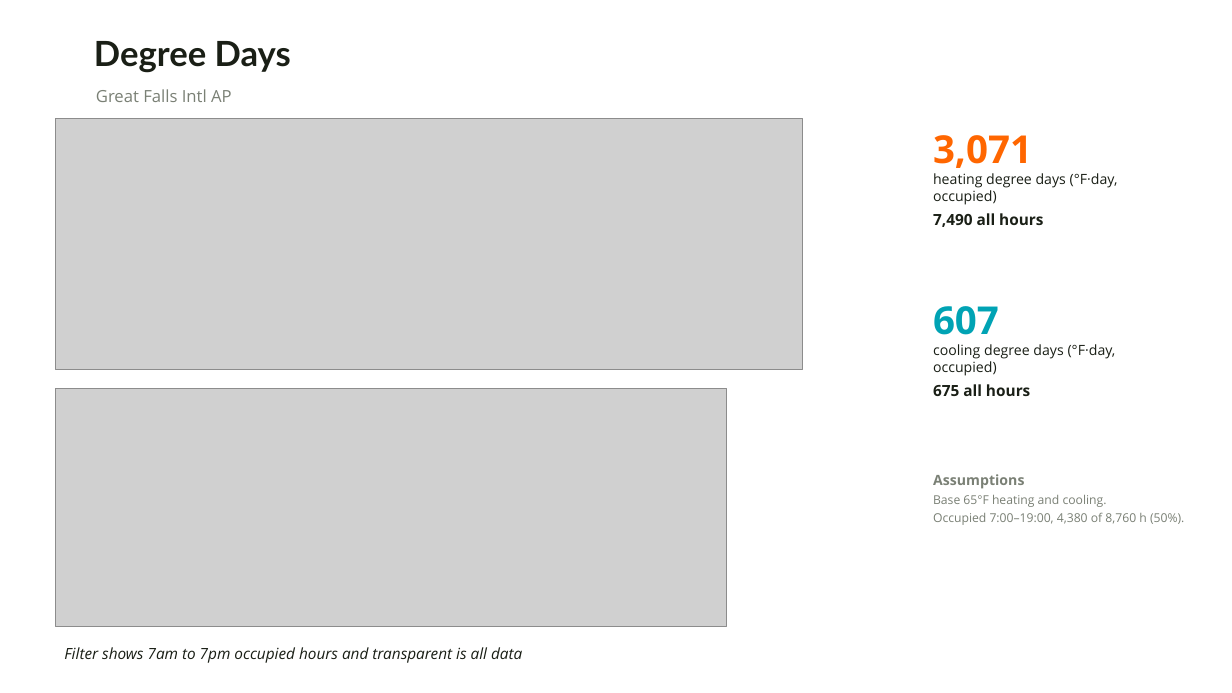
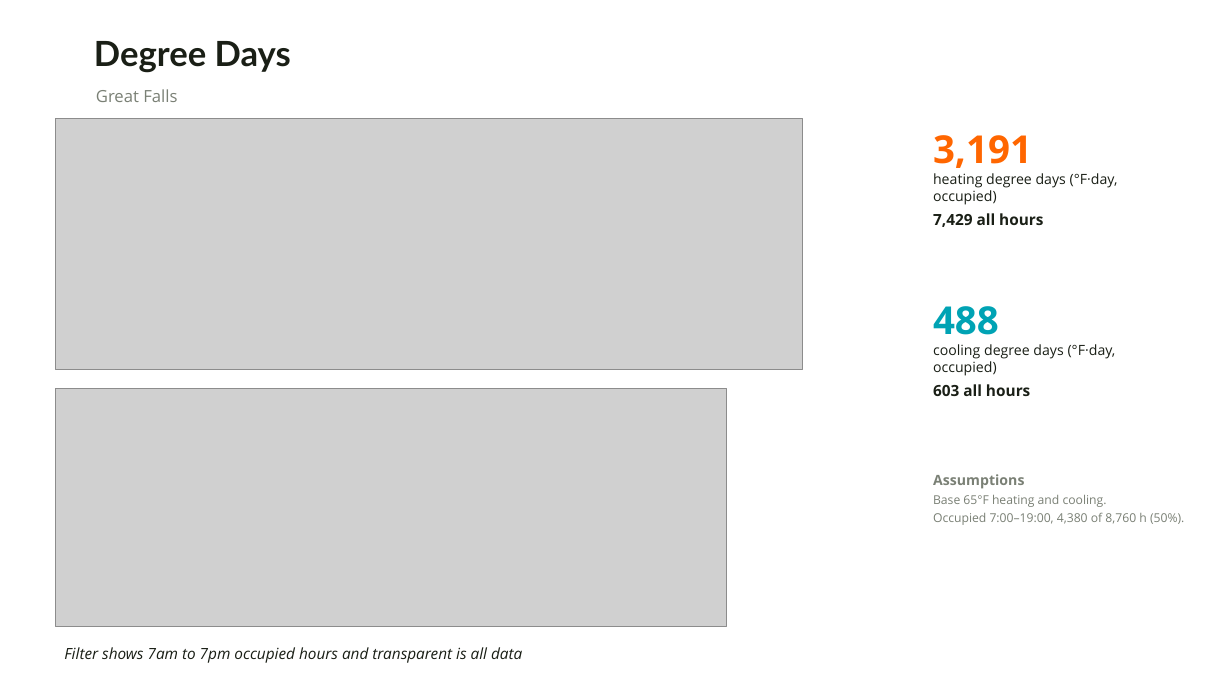
Before and after one commit to A2Efficiency/EXT-epwvis, a slide deck: slide 9 of out/climate-deck.pptx. Drawn at 1232x693 pixels with LibreOffice and Linux fonts; fonts in the diff are those of the drawing; grey boxes stand for pictures; background and template pictures are left out. Boxes give left, top, right and bottom in pixels: in the first picture for what was removed or moved away, otherwise in the second. Text is boxed around its words. In the diff, an @@ line names an element or a change of style, - is before the commit and + after.

```diff
--- a/out/climate-deck.pptx
+++ b/out/climate-deck.pptx
@@ text at (x1=96, y1=89, x2=177, y2=102): text changed @@
-Great Falls Intl AP
+Great Falls
@@ text at (x1=933, y1=135, x2=1032, y2=168): text changed @@
-3,071
+3,191
@@ text at (x1=933, y1=213, x2=1043, y2=227): text changed @@
-7,490 all hours
+7,429 all hours
@@ text at (x1=933, y1=306, x2=999, y2=335): text changed @@
-607
+488
@@ text at (x1=933, y1=384, x2=1030, y2=396): text changed @@
-675 all hours
+603 all hours
```
Also in this commit, not shown: 7 other slides changed, 8 other files.
